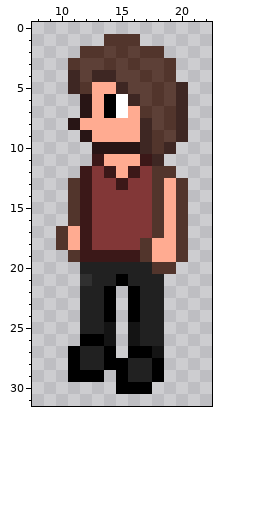
Pixel-art sprite -- res/player_left.png. The picture above was drawn from the file before the commit.
The file is 32x32 pixels. Colours within 5 levels of each other are drawn and written as one. Shown: x 8..22, y 0..31.
Now the later version:
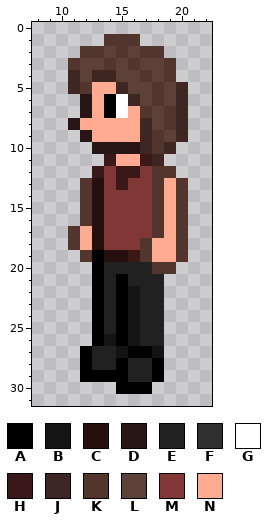
Palette (. is transparent): A #000000  B #141414  C #260f0f  D #281515  E #212121  F #303030  G #ffffff  H #3b1818  J #3e2723  K #52352c  L #5d4037  M #823737  N #ffab91
The edit:
There is now colour A in rows 22 to 26 at x 15; in row 29 at x 14.
The edit turns colour E into colour A in rows 20 to 25 at x 13; in rows 27 to 28 at x 12.
The edit turns colour H into colour A in row 19 at x 13.
There is now colour B in row 27 at x 15.
The edit turns colour A into colour B in rows 22 to 24 at x 16.
The edit turns colour H into colour C in row 19 at x 14 to 15.
The edit turns colour M into colour C in rows 13 to 18 at x 13.
The edit turns colour A into colour E in rows 22 to 24 at x 14; in rows 27 to 28 at x 14.
The edit turns colour B into colour E in row 25 at x 14.
The edit turns colour M into colour H in row 12 at x 13.
The edit turns colour N into colour H in row 11 at x 14; in row 12 at x 15.
The edit turns colour H into colour K in rows 13 to 16 at x 12; in row 19 at x 12.
The edit turns colour N into colour K in rows 17 to 18 at x 11.
The edit turns colour H into colour M in row 12 at x 14.
The edit turns colour H into colour N in rows 17 to 18 at x 12.
The author cleared colour A in row 26 at x 12; in rows 27 to 29 at x 11.
The author cleared colour E in row 20 at x 12; in rows 22 to 25 at x 12.
The author cleared colour F in row 21 at x 12.
The author cleared colour H in row 11 at x 13; in row 12 at x 12.
The author cleared colour K in rows 13 to 16 at x 11; in rows 17 to 18 at x 10; in row 19 at x 11.
Boxes around the changes in both pictures, in picture pixels (x1, y1, x2, y2):
changed: (56, 154, 140, 382)
